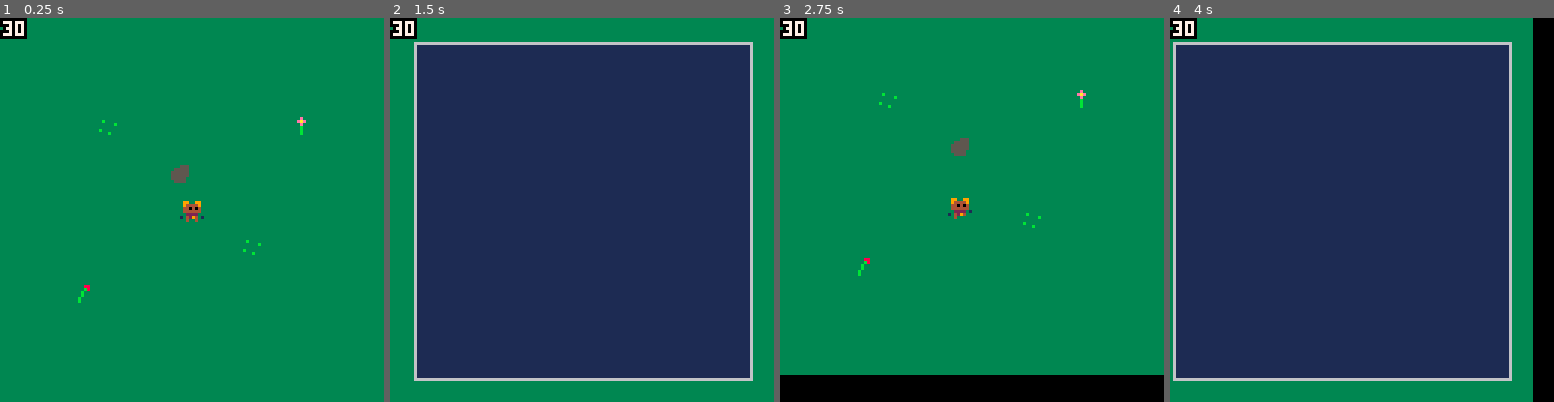
Above: before the commit, frames 1-4 (left to right).
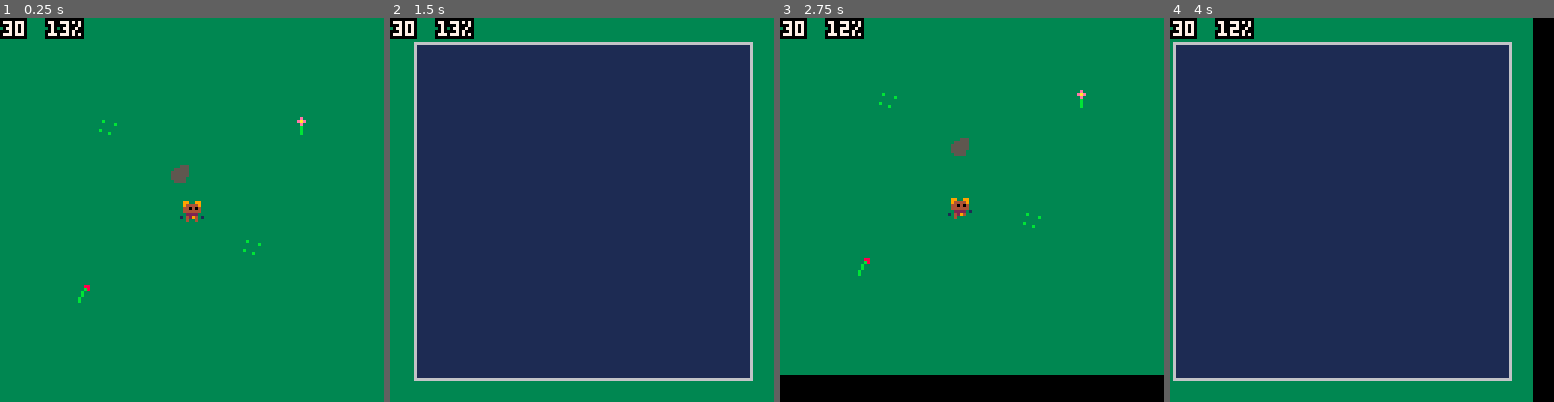
Above: after the commit, the same moments.

Repository: scizzorz/bare-quest-pico8
Game: PICO-8 cartridge barequest.p8
Same seed, same stepped clock (60 frames per second), same inputs: the game is played once before the commit and once after it.
Inputs:
- Up to frame 1 (0.25 s): no input
- Up to frame 2 (1.5 s): tap O (Z key) at 0.33, 0.7, 1.43 s; tap X (X key) at 1.07 s
- Up to frame 3 (2.75 s): hold Left 1.97-2.37 s; tap X (X key) at 2.07, 2.4, 2.73 s; tap O (Z key) at 2.22 s; hold Down from 2.42 s (still down)
- Up to frame 4 (4 s): release Down at 2.82 s; hold Right 2.87-3.53 s; tap X (X key) at 3.07, 3.4, 3.73 s; tap O (Z key) at 3.1, 3.98 s; hold Up from 3.58 s (still down)

The runs differ from the first frame. In frame 1, 0.5% of the frame differs, in the area x 11-22%, y 0-6%; in frame 2, 0.5%; in frame 3, 0.5%; in frame 4, 0.5%.

Commit message:
Add CPU stats to top

Diff:
--- a/barequest.p8
+++ b/barequest.p8
@@ -322,6 +322,8 @@
       camera(camera_x, camera_y)
       map(0, 0, 0, 0, 128, 64)
       tprint(stat(7), camera_x + 1, camera_y + 1, c_white, c_black)
+
+      tprint(flr(stat(1) * 100) .. '%', camera_x + 16, camera_y + 1, c_white, c_black)
 
       hero:draw()
 
